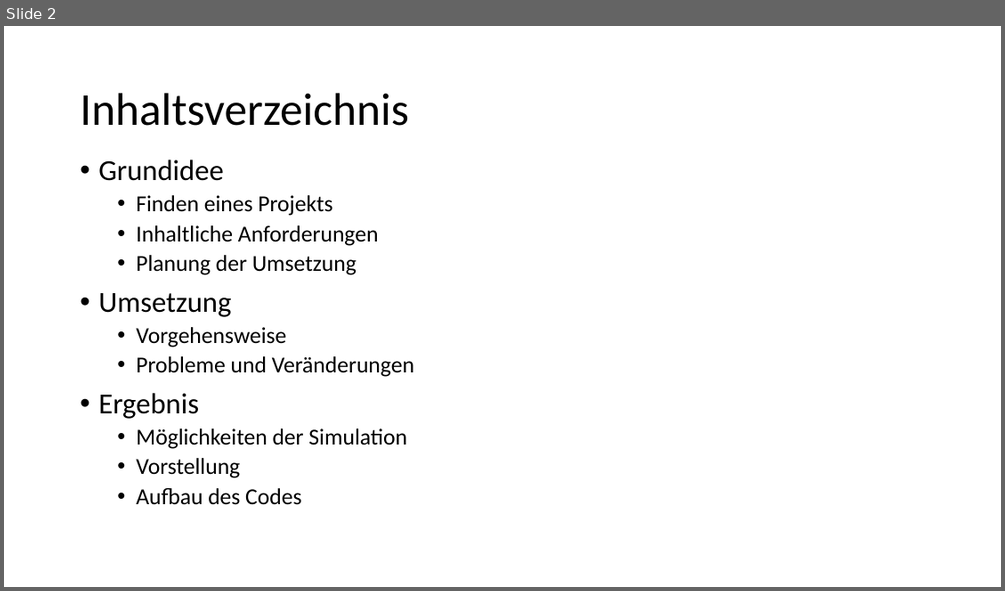
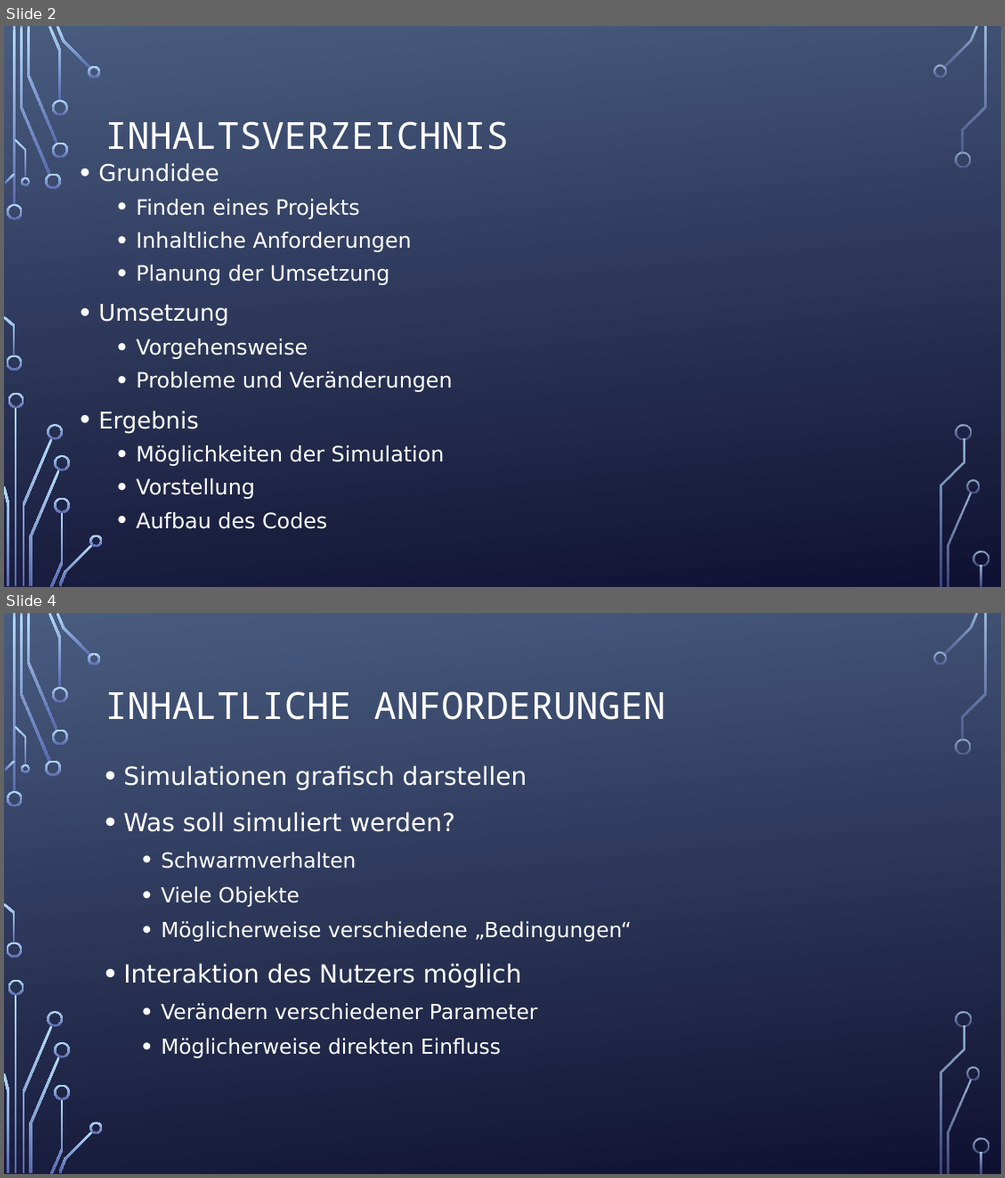
Before and after one commit to Sytoplis/InfProjekt2022, a slide deck: Präsentation Projektarbeit.pptx. Shown one above the other, each under a label of ours: slide 2 before the commit, slides 2 and 4 after it; the slides between them are not shown. The pictures are 1005x591 and 1005x1178 pixels, drawn with LibreOffice and Linux fonts; fonts in the diff are those of the drawing; background and template pictures are left out. Boxes give left, top, right and bottom in pixels: in the first picture for what was removed or moved away, otherwise in the second. Text is boxed around its words. In the diff, an @@ line names an element or a change of style, - is before the commit and + after.

```diff
--- a/Präsentation Projektarbeit.pptx
+++ b/Präsentation Projektarbeit.pptx
@@ slide 4 added at bbox=[4, 613, 1001, 1174], background picture (left out); not listed: 36 template elements that a slide beside it also shows @@
@@ title added at bbox=[105, 691, 666, 720], 36 pt, text #FFFFFF @@
+INHALTLICHE ANFORDERUNGEN
@@ text added at bbox=[123, 765, 631, 1058], 20 pt, text #FFFFFF @@
+• Simulationen grafisch darstellen
+• Was soll simuliert werden?
+  • Schwarmverhalten
+  • Viele Objekte
+  • Möglicherweise verschiedene „Bedingungen“
+• Interaktion des Nutzers möglich
+  • Verändern verschiedener Parameter
+  • Möglicherweise direkten Einfluss
@@ slide 2 changed as well @@
@@ background #FFFFFF to picture (left out) @@
@@ title at bbox=[105, 121, 509, 150]: text changed; size 44 to 36 pt; font Calibri to Noto Sans Mono; text colour #000000 to #FFFFFF @@
-Inhaltsverzeichnis
+INHALTSVERZEICHNIS
@@ text "Grundidee" at bbox=[98, 163, 453, 529]: size 28 to 22.2 pt in "Grundidee", "Umsetzung", "Ergebnis"; font Calibri to DejaVu Sans, text colour #000000 to #FFFFFF; size 22 to 20.4 pt in "Finden eines Projekts", "Inhaltliche Anforderungen", "Planung der Umsetzung", "Vorgehensweise" and 4 more places; line spacing 0.9 to 1.1 @@
@@ group added at bbox=[4, 26, 989, 587]: 33 freeform shapes, 3 rectangles @@
```
Also in this commit, not shown: 2 other slides changed, 6 other slides added, 7 slides removed.
